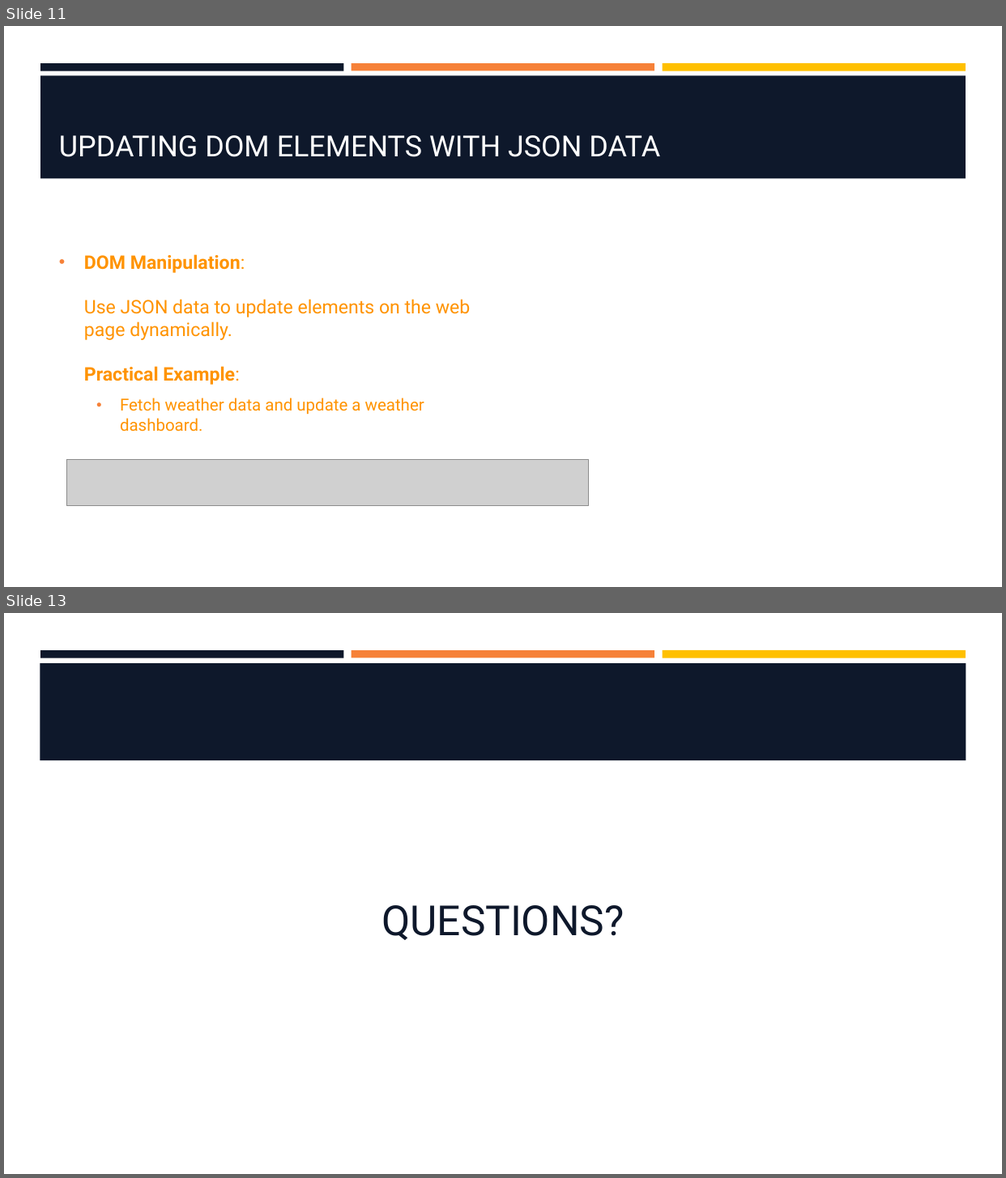
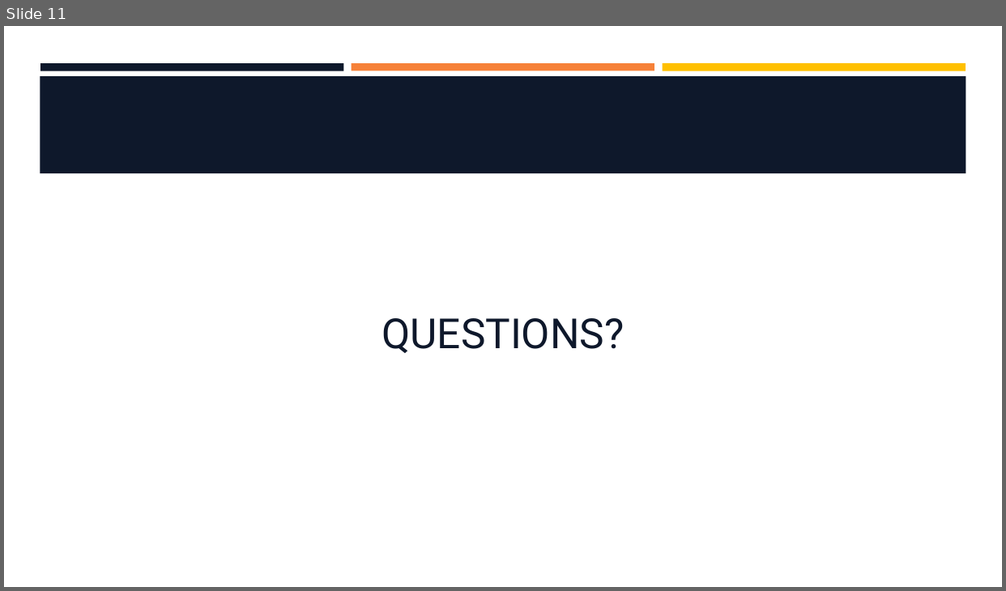
Before and after one commit to hawkeye1900/SBC-Sept24, a slide deck: week-9/W9-S2-Style-and-State/W9-S2-Style-and-State.pptx. Shown one above the other, each under a label of ours: slides 11 and 13 before the commit, slide 11 after it; the slides between them are not shown. The pictures are 1006x1178 and 1006x591 pixels, drawn with LibreOffice and Linux fonts; fonts in the diff are those of the drawing; grey boxes stand for pictures; background and template pictures are left out. Boxes give left, top, right and bottom in pixels: in the first picture for what was removed or moved away, otherwise in the second. Text is boxed around its words. In the diff, an @@ line names an element or a change of style, - is before the commit and + after.

```diff
--- a/week-9/W9-S2-Style-and-State/W9-S2-Style-and-State.pptx
+++ b/week-9/W9-S2-Style-and-State/W9-S2-Style-and-State.pptx
@@ slide 11 removed at [4,26,1002,587], background #FFFFFF; not listed: 3 template elements that a slide beside it also shows @@
@@ rectangle removed at [40,75,966,179] @@
@@ title removed at [59,135,660,157] @@
-UPDATING DOM ELEMENTS WITH JSON DATA
@@ text removed at [84,254,471,432] @@
-• DOM Manipulation:
-  Use JSON data to update elements on the web page dynamically.
-  Practical Example:
-  • Fetch weather data and update a weather dashboard.
@@ picture removed at [67,460,589,506] @@
@@ what was slide 13 is now slide 11 @@
```
Also in this commit, not shown: 3 slides changed, 7 slides added, 8 other slides removed.
